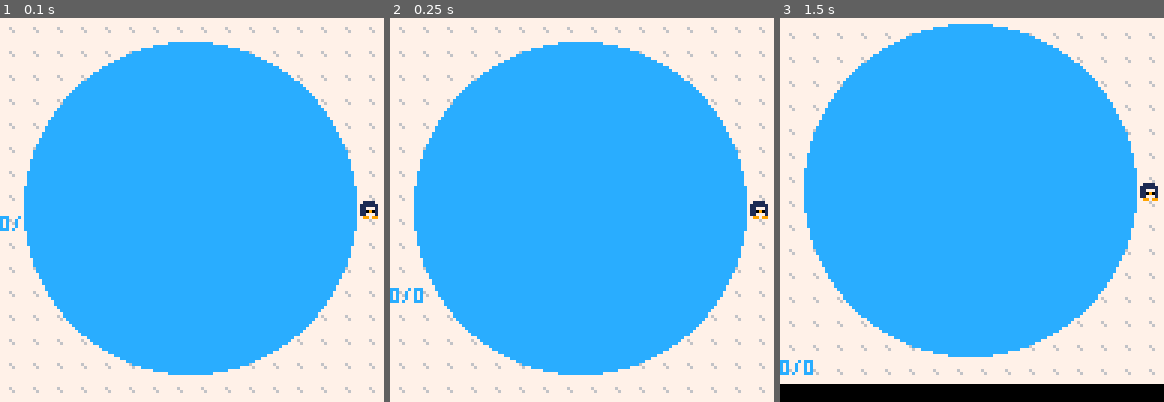
Above: before the commit, frames 1-3 (left to right).
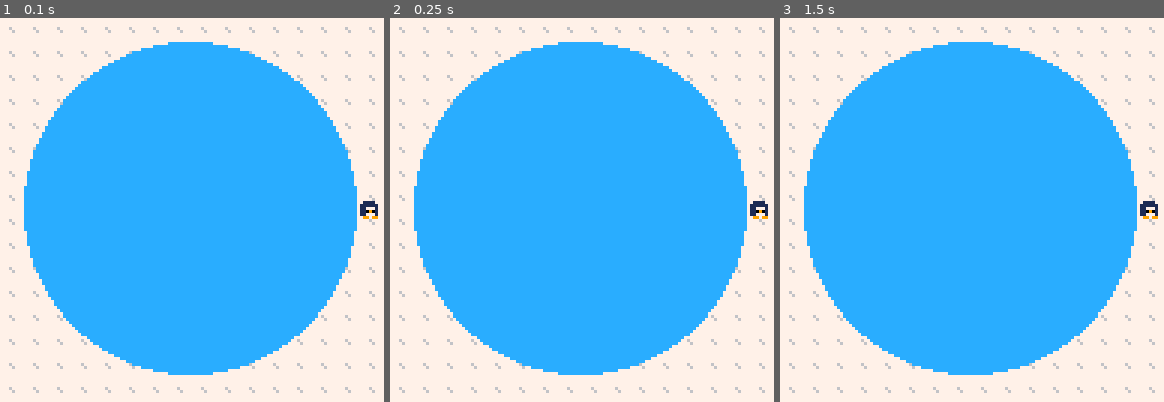
Above: after the commit, the same moments.

Repository: phwebi/loop-n-scoop
Game: PICO-8 cartridge not_frogger.p8
Two runs of this game, one before a commit and one after it. Both use one fixed random seed, a clock stepped at 60 frames per second and the inputs below.
Inputs:
- Up to frame 1 (0.1 s): no input
- Up to frame 2 (0.25 s): no input
- Up to frame 3 (1.5 s): tap O (Z key) at 0.7 s

The runs differ from the first frame. In frame 1, 0.1% of the frame differs, in the area x 0-6%, y 51-56%; in frame 2, 0.2%; in frame 3, 15%, in the area x 0-100%, y 1-100%.

Commit message:
don't store player angle

Diff:
--- a/not_frogger.p8
+++ b/not_frogger.p8
@@ -12,7 +12,6 @@
 local moving, aiming, leaping = 0, 1, 2
 
 p = {}
-p.a = 0 -- angle from center of pond
 p.x = 0
 p.y = 0
 p.state = moving
@@ -44,16 +43,18 @@
 
 function update_player_angle()
   updated = false
+  angle = pl_coord_to_ang(p.x, p.y)
 
   if (btn(0)) then
-    p.a+=angular_speed
-    if p.a > 1 then p.a = 0 end
+    angle+=angular_speed
+    if angle > 1 then angle = 0 end
 
     p.ccw = true
     updated = true
   elseif (btn(1)) then
-    p.a-=angular_speed
-    if p.a < 0 then p.a = 1 end
+    if angle == 0 then angle = 1 end
+    angle-=angular_speed
+    if angle < 0 then angle = 1 end
 
     p.ccw = false
     updated = true
@@ -72,7 +73,7 @@
     p.sprite = p_sprite_start
   end
 
-  p.x, p.y = ang_to_pl_coord(p.a)
+  p.x, p.y = ang_to_pl_coord(angle)
   p.flip =
     (p.y > circ_orig and not p.ccw) or
     (p.y <= circ_orig and p.ccw)
@@ -103,8 +104,6 @@
   circfill(circ_orig,circ_orig,55,12)
 
   spr(p.sprite,p.x,p.y,1,1,p.flip)
-
-  print(p.a .. '/' .. pl_coord_to_ang(p.x, p.y))
 end
 __gfx__
 00000000777777770000000000000000000000000000000000000000000000000000000000000000000000000000000000000000000000000000000000000000
